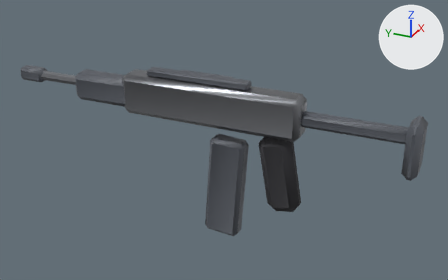
An edit to the glTF model public/assets/models/smg.glb, drawn before and after from the same camera.
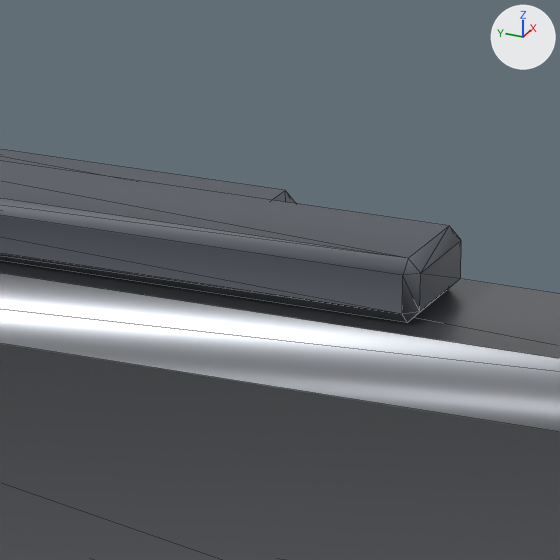
The first picture shows the older version from a 50 mm lens placed at (-0.76, -0.283, 0.356), pointed at (0.024, 0.069, -0.036). The close-ups show the older and then the newer version on the part from 45% to 59% of the width and 20% to 41% of the height of that picture. Only the edits that show in the close-ups are written down. Every picture has the same lights, and +X, +Y and +Z are marked at upper right. The close-ups show mesh edges as thin lines. Where no turn or scale is listed for an object, it has been applied to the vertices.

The first close-up shows 'body', 'bolt'.
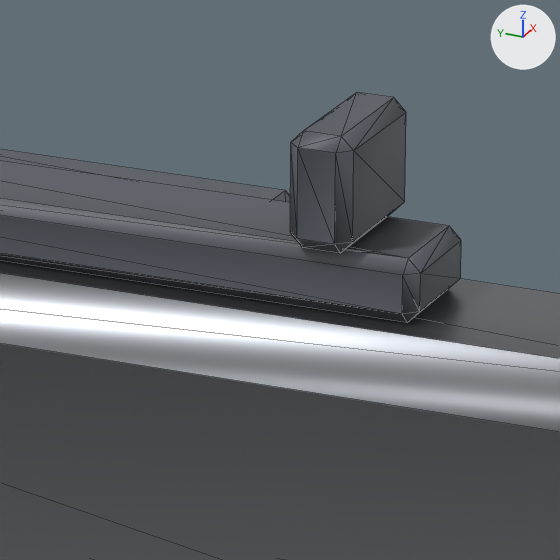
Where the change shows, as pixel boxes (x1, y1, x2, y2) in the close-ups (560 x 560 px):
'sight_rear', added
    after: (290, 92, 406, 253)

What the commit changed:
Mesh me_cube_009 is new.
It has 24 vertices, 44 faces and spans x -0.012..0.012, y -0.005..0.005, z -0.009..0.009.
It uses material mat_td_steel_painted (dark grey #595d65).
Object 'sight_rear' (ob_sight_rear) is new; it shows me_cube_009.
Its location is (0.0, 0.035, 0.08).
